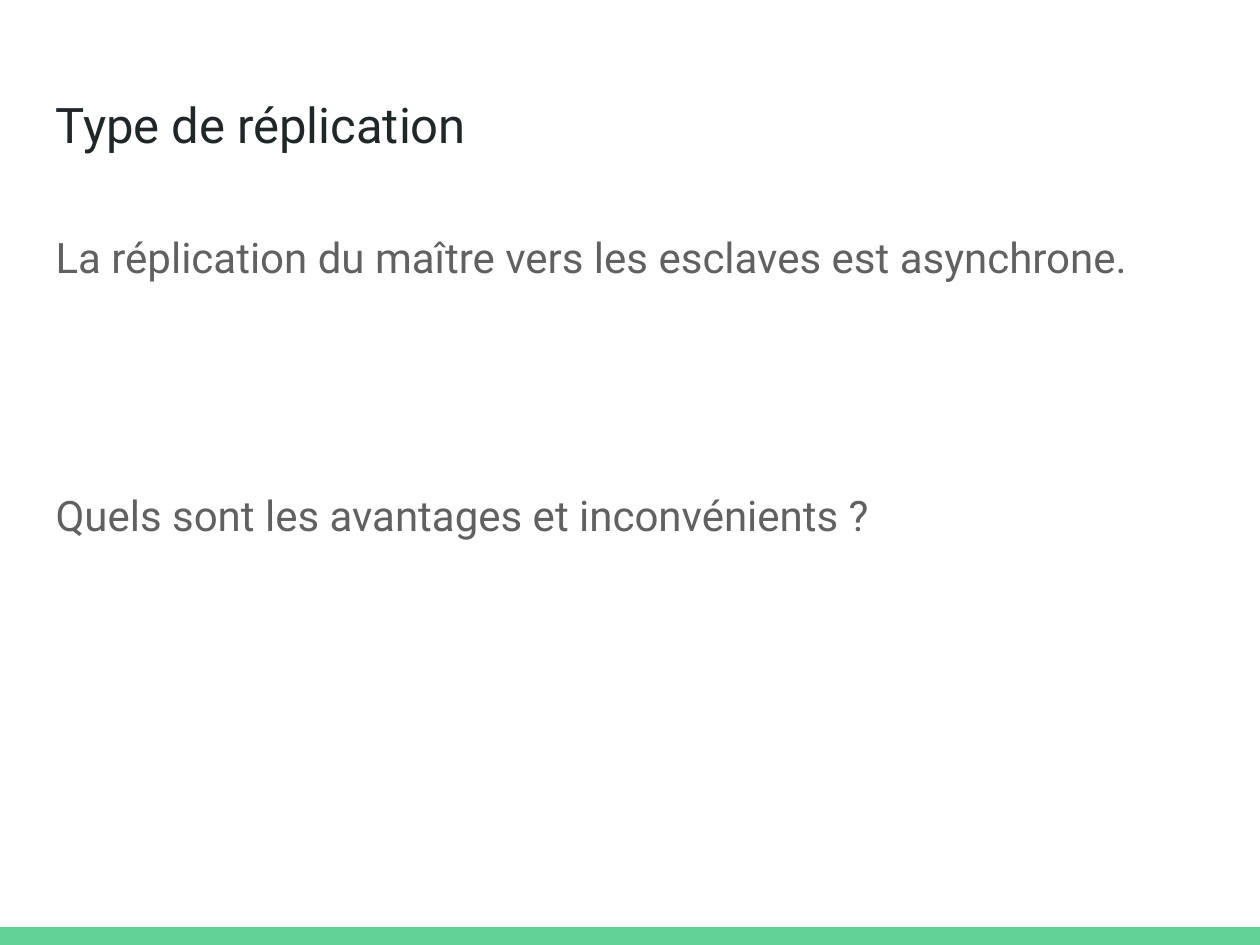
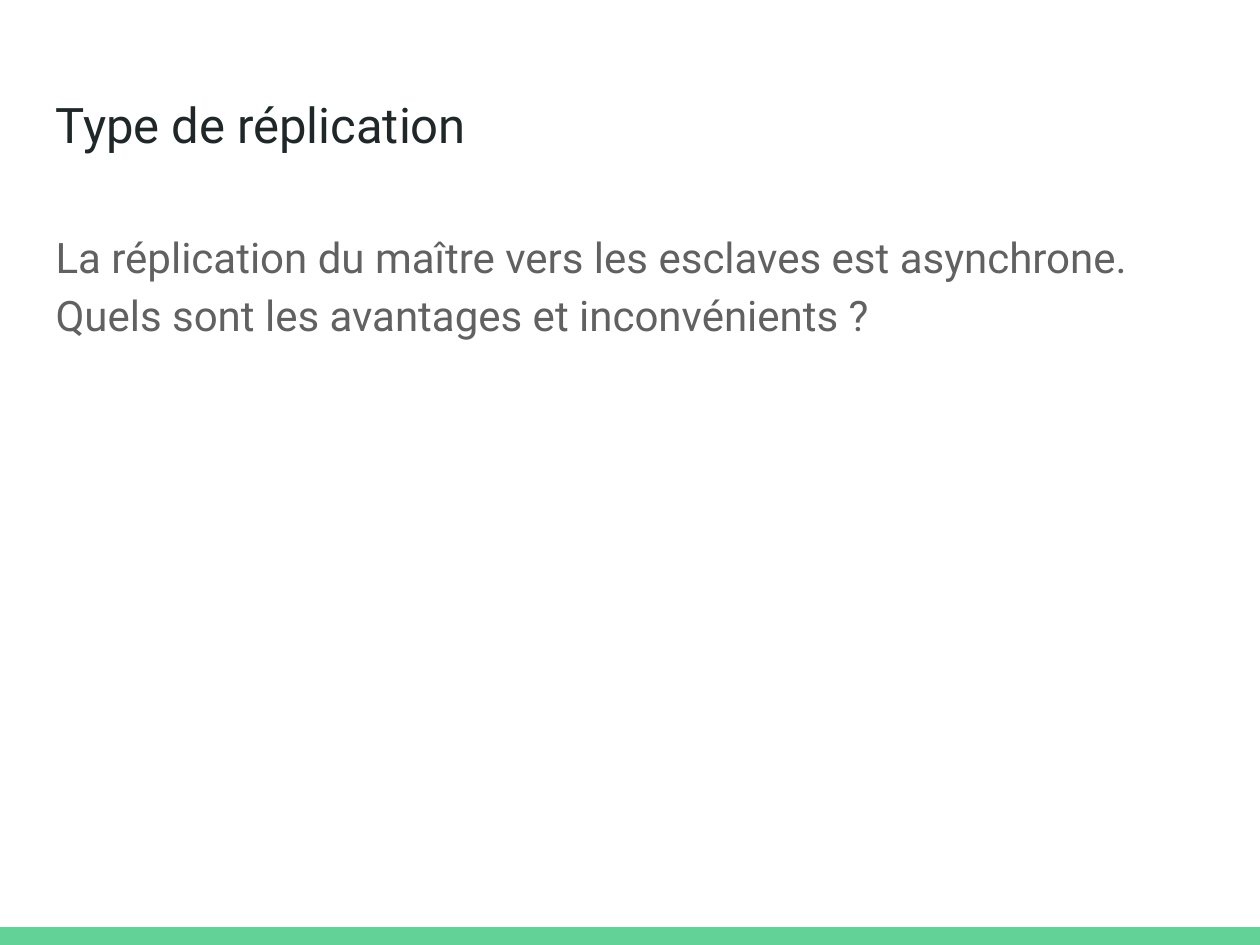
Before and after one commit to olivier-pitton/dant, a slide deck: slide 43 of mongodb/Cours_NoSQL.pptx (slide 42 before the commit). Drawn at 1260x945 pixels with LibreOffice and Linux fonts; fonts in the diff are those of the drawing. Boxes give left, top, right and bottom in pixels: in the first picture for what was removed or moved away, otherwise in the second. Text is boxed around its words. In the diff, an @@ line names an element or a change of style, - is before the commit and + after.

```diff
--- a/mongodb/Cours_NoSQL.pptx
+++ b/mongodb/Cours_NoSQL.pptx
@@ text at <box>56,241,1127,340</box>: text changed @@
-La réplication du maître vers les esclaves est asynchrone.
-Quels sont les avantages et inconvénients ?
+La réplication du maître vers les esclaves est asynchrone. Quels sont les avantages et inconvénients ?
```
Also in this commit, not shown: 45 other slides changed, 2 slides added, 1 slide removed, 1 other file.
